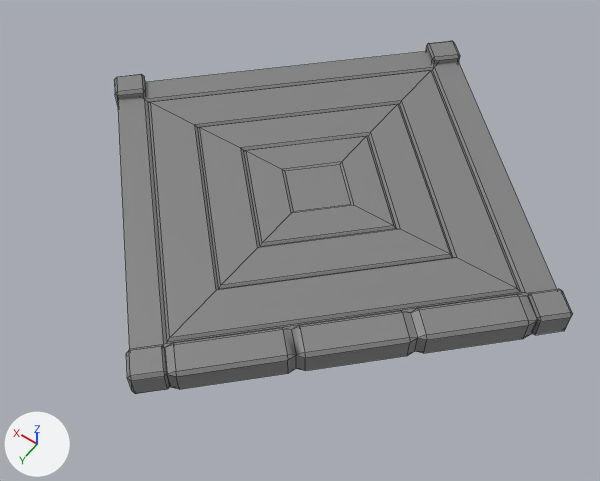
Renders of the FBX model Game Engine/Assets/Art/Environment/Stone tiles/Diagonal intersection tile.fbx from each side of a commit.
Both versions are drawn from a 50 mm camera at (-2.99, 4.26, 6.21) aimed at (-0.09, 0.21, -0.16). Lighting does not change. The marker at lower left points along +X, +Y and +Z. Mesh edges are drawn as thin lines. Where no turn or scale is listed for an object, it has been applied to the vertices. Vertices at the same position are counted once.

In view in the first picture: 'Diagonal intersection'.
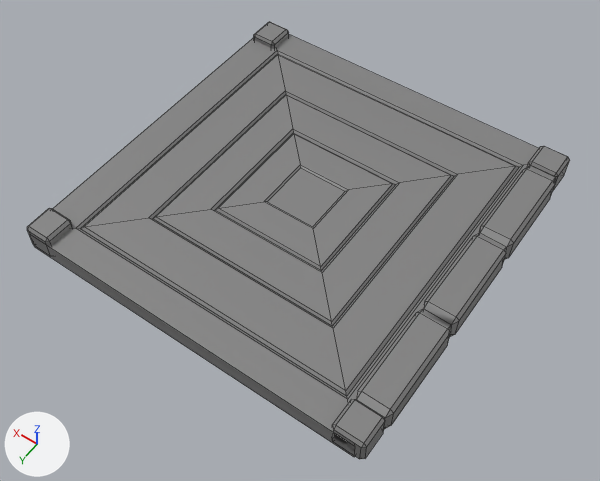
Edits to the scene script, one JSON object a line:
```json
{"block": "me_cube_031", "where": "# used by ob_diagonal_intersection; location = (0.0, 0.0, 0.0)"}
{"op": "remove", "block": "me_cube_031", "code": "me_cube_031.from_pydata(...)  # 216 vertices, 231 faces; spans x -2.62..2.61, y -2.81..2.43, z 0.01..0.28"}
{"op": "add", "block": "me_cube_031", "code": "me_cube_031.from_pydata(...)  # 222 vertices, 235 faces; spans x -1.87..1.89, y -1.93..1.82, z -0.02..0.26"}
{"block": "me_cube_031", "change": "me_cube_031 part 1: the loose piece of 24 vertices spanning x -0.22..0.18, y -2.81..-2.41, z 0.01..0.28 is turned 45 degrees about the z axis through its middle, then moved by (1.74, 0.83, -0.03)"}
{"block": "me_cube_031", "change": "me_cube_031 part 2: the loose piece of 24 vertices spanning x -2.62..-2.23, y -0.4..0.0, z 0.01..0.28 is turned 45 degrees about the z axis through its middle and scaled by 1.02, then moved by (0.74, -1.57, -0.03)"}
{"block": "me_cube_031", "change": "me_cube_031 part 3: the loose piece of 24 vertices spanning x 2.21..2.61, y -0.38..0.02, z 0.01..0.28 is turned 45 degrees about the z axis through its middle, then moved by (-0.68, 1.84, -0.03)"}
{"block": "me_cube_031", "change": "me_cube_031 part 4: the loose piece of 24 vertices spanning x -0.2..0.2, y 2.03..2.43, z 0.01..0.28 is turned 45 degrees about the z axis through its middle and scaled by 1.02, then moved by (-1.69, -0.57, -0.03)"}
{"block": "me_cube_031", "change": "me_cube_031 part 5: the loose piece of 44 vertices spanning x -1.67..-0.03, y 0.57..2.21, z 0.01..0.28 is multiplied about its middle by the matrix ((0.758, -0.758, 0.0), (0.707, 0.707, 0.0), (0.0, 0.0, 1.0)), then moved by (-0.85, -0.93, -0.03)"}
{"block": "me_cube_031", "change": "me_cube_031 part 6: the loose piece of 52 vertices spanning x -2.59..2.57, y -2.77..2.39, z 0.01..0.2 is rebuilt with 58 vertices and now spans x -1.76..1.89, y -1.93..1.82, z -0.02..0.17"}
{"block": "me_cube_031", "change": "me_cube_031 part 7: a new loose piece of 24 vertices spanning x -1.87..-1.53, y -1.62..-0.57, z -0.02..0.26, in mat_material (picture img_palette_png)"}
{"block": "me_cube_031", "change": "me_cube_031 part 8: the loose piece of 24 vertices spanning x -2.41..-1.5, y -0.17..0.74, z 0.01..0.28 is deleted"}
```

Boxes (x1, y1, x2, y2) around the edits, measured in the pictures (600 x 481 px; the box of a moved part takes in the faces that stretch with it):
```json
{"object": "Diagonal intersection", "change": "reshaped", "before": [114, 41, 573, 394], "after": [27, 22, 570, 459], "on screen": "18% wider, 24% taller"}
{"part": 1, "of": "me_cube_031", "change": "moved or reshaped", "before": [426, 41, 460, 64], "after": [254, 22, 289, 48]}
{"part": 2, "of": "me_cube_031", "change": "moved or reshaped", "before": [528, 289, 573, 335], "after": [527, 146, 570, 190]}
{"part": 3, "of": "me_cube_031", "change": "moved or reshaped", "before": [114, 74, 146, 105], "after": [27, 208, 72, 245]}
{"part": 4, "of": "me_cube_031", "change": "moved or reshaped", "before": [126, 345, 170, 394], "after": [332, 400, 385, 459]}
{"part": 5, "of": "me_cube_031", "change": "moved or reshaped", "before": [165, 311, 417, 390], "after": [356, 233, 507, 429]}
{"part": 6, "of": "me_cube_031", "change": "rebuilt", "before": [118, 51, 556, 349], "after": [30, 34, 539, 457]}
{"part": 7, "of": "me_cube_031", "change": "added", "after": [479, 165, 556, 260]}
{"part": 8, "of": "me_cube_031", "change": "deleted", "before": [410, 294, 538, 353]}
```
